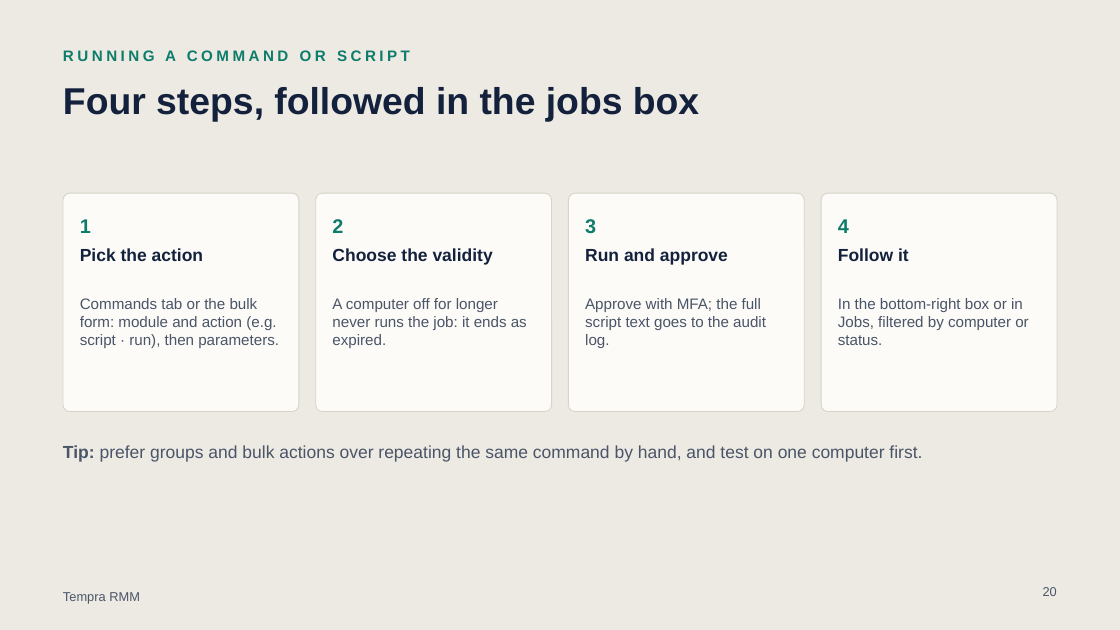
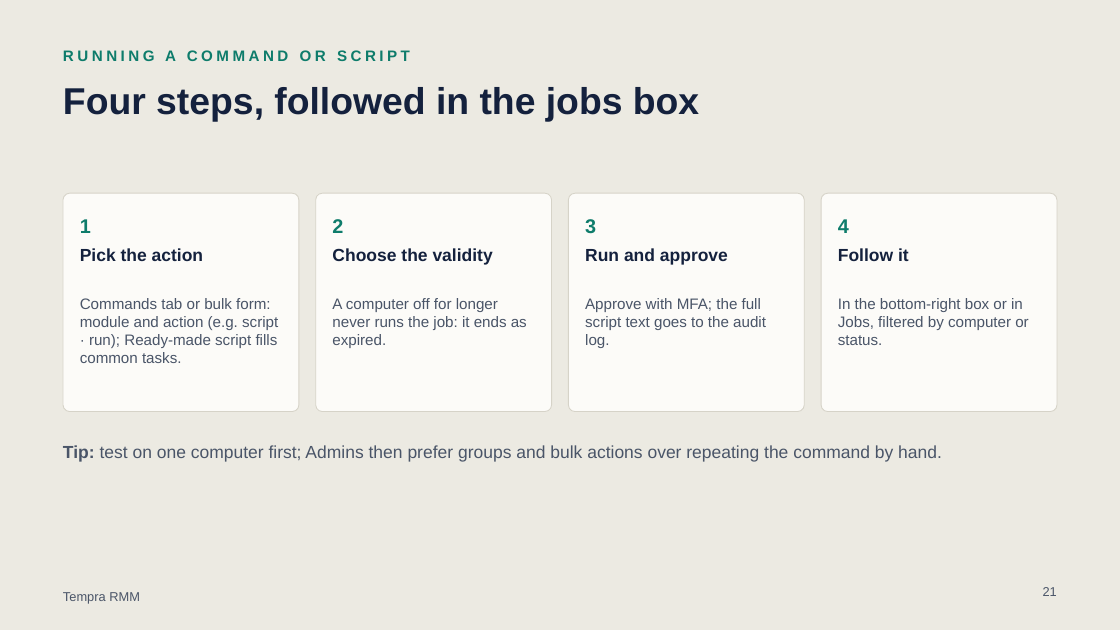
Before and after one commit to stefanozanarini/tempra-rmm, a slide deck: slide 21 of docs/Tempra-RMM-operator-manual-EN.pptx (slide 20 before the commit). Drawn at 1120x630 pixels with LibreOffice and Linux fonts; fonts in the diff are those of the drawing. Boxes give left, top, right and bottom in pixels: in the first picture for what was removed or moved away, otherwise in the second. Text is boxed around its words. In the diff, an @@ line names an element or a change of style, - is before the commit and + after.

Commit message:
Docs: manual and presentation updated for Microsoft 365, BitLocker key backup, Admin-only bulk actions and remote-control changes

```diff
--- a/docs/Tempra-RMM-operator-manual-EN.pptx
+++ b/docs/Tempra-RMM-operator-manual-EN.pptx
@@ text at bbox=[80, 298, 278, 363]: text changed @@
-Commands tab or the bulk form: module and action (e.g. script · run), then parameters.
+Commands tab or bulk form: module and action (e.g. script · run); Ready-made script fills common tasks.
@@ text at bbox=[63, 445, 942, 462]: text changed @@
-Tip: prefer groups and bulk actions over repeating the same command by hand, and test on one computer first.
+Tip: test on one computer first; Admins then prefer groups and bulk actions over repeating the command by hand.
@@ page number at bbox=[1043, 587, 1057, 596]: text changed @@
-20
+21
```
Also in this commit, not shown: 12 other slides changed, 1 slide added, 19 other files.
